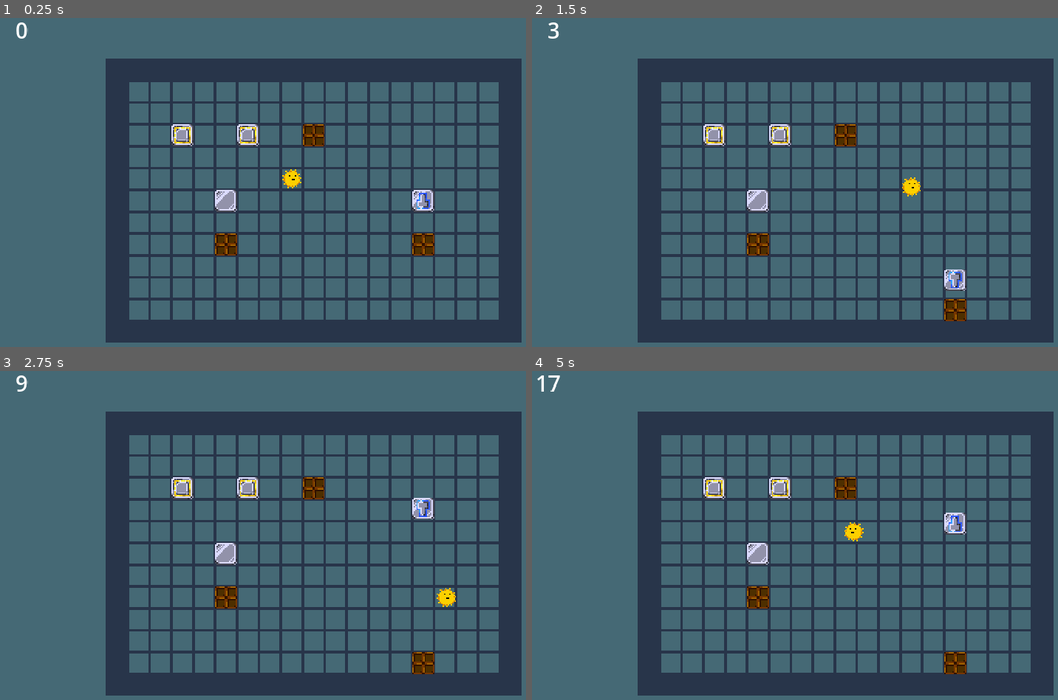
Above: before the commit, frames 1-4 (two rows, left to right).
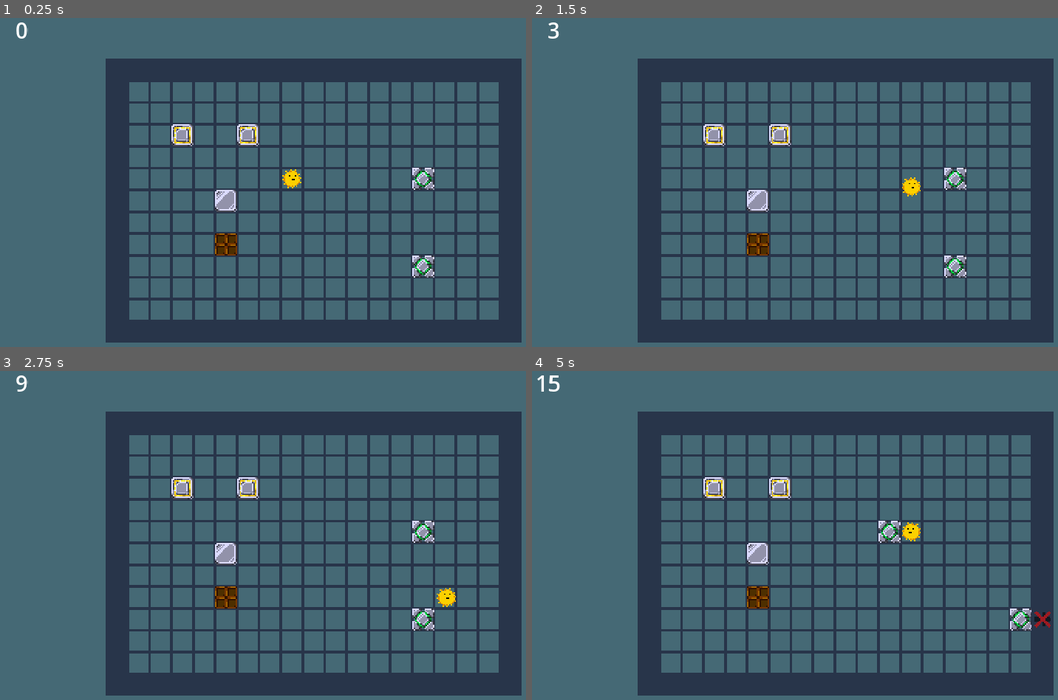
Above: after the commit, the same moments.

Repository: UnstableStrafe/LinkCube
Game: Godot game, scene res://test/test2.tscn
Same seed, same stepped clock (60 frames per second), same inputs: the game is played once before the commit and once after it. This scene is started directly instead of the project's main scene.
Inputs:
- Up to frame 1 (0.25 s): no input
- Up to frame 2 (1.5 s): tap Enter at 0.5 s; hold D (move_right) 0.53-1.28 s; hold Space (next_level) 0.53-1.28 s; hold S (move_down) from 1.28 s (still down); tap Z (undo) at 1.35 s
- Up to frame 3 (2.75 s): release S (move_down) at 2.03 s; hold D (move_right) from 2.03 s (still down); hold Space (next_level) from 2.03 s (still down)
- Up to frame 4 (5 s): release D (move_right) at 2.78 s; release Space (next_level) at 2.78 s; hold W (move_up) 2.78-3.53 s; tap Z (undo) at 2.85, 4.35 s; hold Space (next_level) 3.53-4.28 s; hold A (move_left) from 3.53 s (still down)

The runs differ from the first frame. In frame 1, 1.3% of the frame differs, in the area x 57-83%, y 32-79%; in frame 2, 1.2%; in frame 3, 1.3%; in frame 4, 1.8%, in the area x 3-99%, y 1-93%.

Commit message:
added the fonts and setup the preview indicator rotation and updating

Diff:
--- a/cubes/basic/basic_cube.tscn
+++ b/cubes/basic/basic_cube.tscn
@@ -5,5 +5,5 @@
 
 [node name="BasicCube" instance=ExtResource("1_imgid")]
 
-[node name="Sprite2D" parent="." index="0"]
+[node name="Sprite2D" parent="." index="1"]
 texture = ExtResource("2_k7wa8")
--- a/cubes/cube.gd
+++ b/cubes/cube.gd
@@ -9,6 +9,8 @@
 @export var cube_pushable := false
 
 const PLAYER_COLLISION_LAYER = 2
+
+signal finished_moving
 
 var is_moving := false
 
@@ -39,6 +41,8 @@
 	await tween.finished
 
 	is_moving = false
+
+	finished_moving.emit()
 
 
 ## Whether the cube can move in the given direction
--- a/cubes/inverted_linked/inverted_linked_cube.gd
+++ b/cubes/inverted_linked/inverted_linked_cube.gd
@@ -6,7 +6,7 @@
 
 func _ready() -> void:
 	super()
-
+	finished_moving.connect(update_preview)
 	# When the player touches a side sensor, make the other cubes preview that direction
 	for linked_cube in get_linked():
 		player_entered_side.connect(linked_cube.preview_direction)
@@ -23,10 +23,13 @@
 
 	super(direction)
 
+
+
 ## Perform _push as defined in the linked cube
 ## So to not trigger recursive calls
 func base_push(direction: Vector2i):
 	super._push(direction)
+	print(direction)
 
 func can_all_move(direction: Vector2i) -> bool:
 	return get_linked().all(
@@ -46,9 +49,31 @@
 func _on_sensor_area_exited(_area: Area2D) -> void:
 	player_exited_side.emit()
 
+func update_preview() -> void:
+	var dir = $DirPreview.get_position() / 16
+	if can_move(dir):
+		$DirPreview.frame = 0
+	else:
+		$DirPreview.frame = 1
+
+
 func preview_direction(direction: Vector2i) -> void:
 	%DirPreview.position = direction * Global.tile_size
+	match direction:
+			Vector2i(0, 1):
+				%DirPreview.rotation_degrees = 0
+			Vector2i(-1, 0):
+				%DirPreview.rotation_degrees = 90
+			Vector2i(0, -1):
+				%DirPreview.rotation_degrees = 180
+			Vector2i(1, 0):
+				%DirPreview.rotation_degrees = 270
+	if can_move(direction):
+		$DirPreview.frame = 0
+	else:
+		$DirPreview.frame = 1
 	%DirPreview.show()
+
 
 func clear_preview() -> void:
 	%DirPreview.hide()
--- a/cubes/inverted_linked/inverted_linked_cube.tscn
+++ b/cubes/inverted_linked/inverted_linked_cube.tscn
@@ -1,8 +1,9 @@
-[gd_scene load_steps=7 format=3 uid="uid://gli3dj1km8jm"]
+[gd_scene load_steps=8 format=3 uid="uid://gli3dj1km8jm"]
 
 [ext_resource type="Script" path="res://cubes/inverted_linked/inverted_linked_cube.gd" id="1_2urkt"]
 [ext_resource type="PackedScene" uid="uid://bki152wctd7mg" path="res://cubes/cube.tscn" id="1_5yqos"]
 [ext_resource type="Texture2D" uid="uid://kmdwo2vdth4" path="res://cubes/inverted_linked/inverted_linked_cube.png" id="2_diaca"]
+[ext_resource type="Texture2D" uid="uid://c0di63rwg8sl0" path="res://cubes/indicator_arrows.png" id="4_yj1l5"]
 
 [sub_resource type="RectangleShape2D" id="RectangleShape2D_spgge"]
 size = Vector2(10, 10)
@@ -21,7 +22,7 @@
 "times": PackedFloat32Array(0.5, 1.5),
 "transitions": PackedFloat32Array(1, 1),
 "update": 2,
-"values": [0.4, 0.2]
+"values": [0.549, 0.392]
 }
 
 [sub_resource type="AnimationLibrary" id="AnimationLibrary_0xa83"]
@@ -78,9 +79,10 @@
 [node name="DirPreview" type="Sprite2D" parent="." index="8"]
 unique_name_in_owner = true
 visible = false
-modulate = Color(1, 1, 1, 0.331598)
+modulate = Color(1, 1, 1, 0.549)
 position = Vector2(16, 0)
-texture = ExtResource("2_diaca")
+texture = ExtResource("4_yj1l5")
+hframes = 2
 
 [node name="AnimationPlayer" type="AnimationPlayer" parent="DirPreview" index="0"]
 libraries = {
--- a/cubes/light/light_cube.tscn
+++ b/cubes/light/light_cube.tscn
@@ -8,5 +8,5 @@
 script = ExtResource("2_xkeru")
 cube_pushable = true
 
-[node name="Sprite2D" parent="." index="0"]
+[node name="Sprite2D" parent="." index="1"]
 texture = ExtResource("2_bjg60")
--- a/cubes/linked/linked_cube.tscn
+++ b/cubes/linked/linked_cube.tscn
@@ -7,5 +7,5 @@
 [node name="LinkedCube" groups=["linked"] instance=ExtResource("1_eb1ao")]
 script = ExtResource("1_xnjix")
 
-[node name="Sprite2D" parent="." index="0"]
+[node name="Sprite2D" parent="." index="1"]
 texture = ExtResource("2_xax0q")
--- a/cubes/rotated_linked/rotated_linked_cube.tscn
+++ b/cubes/rotated_linked/rotated_linked_cube.tscn
@@ -7,5 +7,5 @@
 [node name="RotatedLinkedCube" groups=["rotated_linked"] instance=ExtResource("1_mmx35")]
 script = ExtResource("2_qk7ee")
 
-[node name="Sprite2D" parent="." index="0"]
+[node name="Sprite2D" parent="." index="1"]
 texture = ExtResource("3_26b7a")
--- a/levels/level_5.tscn
+++ b/levels/level_5.tscn
@@ -8,8 +8,6 @@
 [ext_resource type="Texture2D" uid="uid://7y1sx4jpqdqa" path="res://ui/text/wait_info.png" id="10_xlgbq"]
 
 [node name="Level" instance=ExtResource("1_6gytx")]
-level_id = 5
-level_name = "Unflappable"
 
 [node name="TextureRect" type="TextureRect" parent="UI" index="1"]
 anchors_preset = 6
--- a/test/test2.tscn
+++ b/test/test2.tscn
@@ -3,7 +3,7 @@
 [ext_resource type="PackedScene" uid="uid://7pbu3m2f4nfr" path="res://levels/level_framework.tscn" id="1_4lyhp"]
 [ext_resource type="PackedScene" uid="uid://dnwrgv6drkhpb" path="res://cubes/light/light_cube.tscn" id="2_ux2lq"]
 [ext_resource type="PackedScene" uid="uid://dw20bo3tgee64" path="res://cubes/basic/basic_cube.tscn" id="3_cxb4g"]
-[ext_resource type="PackedScene" uid="uid://nfw3dy0wruu7" path="res://cubes/auto/auto_cube.tscn" id="4_fn58a"]
+[ext_resource type="PackedScene" uid="uid://gli3dj1km8jm" path="res://cubes/inverted_linked/inverted_linked_cube.tscn" id="5_4lxai"]
 [ext_resource type="PackedScene" uid="uid://bvpwew7mlj4hu" path="res://cubes/rotated_linked/rotated_linked_cube.tscn" id="5_s60n6"]
 
 [node name="Level" instance=ExtResource("1_4lyhp")]
@@ -17,21 +17,17 @@
 [node name="LightCube" parent="." index="4" instance=ExtResource("2_ux2lq")]
 position = Vector2(168, 168)
 
-[node name="LightCube2" parent="." index="5" instance=ExtResource("2_ux2lq")]
-position = Vector2(312, 168)
-
-[node name="LightCube3" parent="." index="6" instance=ExtResource("2_ux2lq")]
-position = Vector2(232, 88)
-
-[node name="BasicCube" parent="." index="7" instance=ExtResource("3_cxb4g")]
+[node name="BasicCube" parent="." index="5" instance=ExtResource("3_cxb4g")]
 position = Vector2(168, 136)
 
-[node name="AutoCube" parent="." index="8" instance=ExtResource("4_fn58a")]
-position = Vector2(312, 136)
-auto_type = 1
-
-[node name="RotatedLinkedCube" parent="." index="9" instance=ExtResource("5_s60n6")]
+[node name="RotatedLinkedCube" parent="." index="6" instance=ExtResource("5_s60n6")]
 position = Vector2(136, 88)
 
-[node name="RotatedLinkedCube2" parent="." index="10" instance=ExtResource("5_s60n6")]
+[node name="RotatedLinkedCube2" parent="." index="7" instance=ExtResource("5_s60n6")]
 position = Vector2(184, 88)
+
+[node name="InvertedLinkedCube" parent="." index="8" instance=ExtResource("5_4lxai")]
+position = Vector2(312, 120)
+
+[node name="InvertedLinkedCube2" parent="." index="9" instance=ExtResource("5_4lxai")]
+position = Vector2(312, 184)
Binary file added: cubes/indicator_arrows.png
Not shown, added: cubes/indicator_arrows.png.import
Binary file added: fonts/Bitty.ttf
Not shown, added: fonts/Bitty.ttf.import
Binary file added: fonts/MinecraftRegular-Bmg3.otf
Not shown, added: fonts/MinecraftRegular-Bmg3.otf.import
